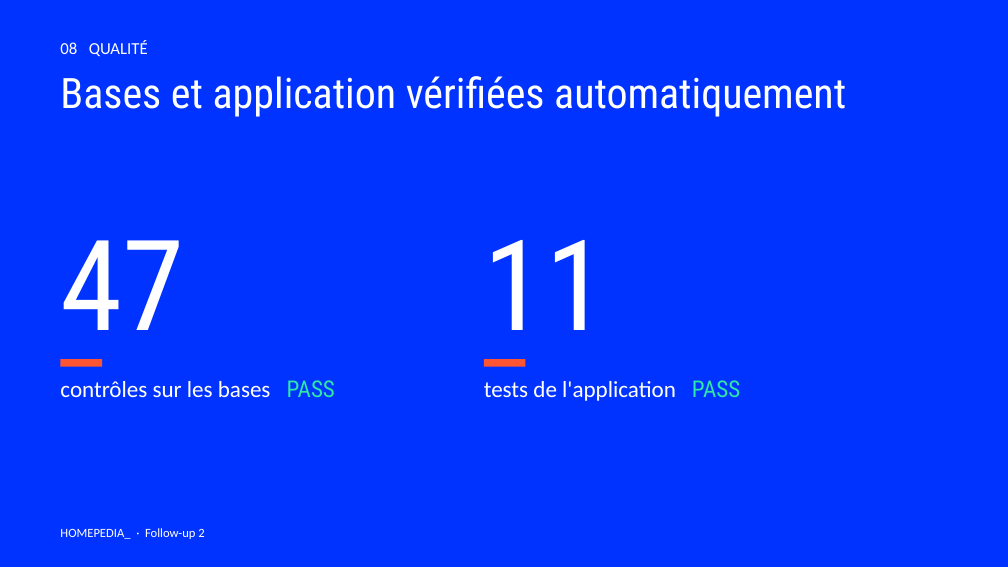
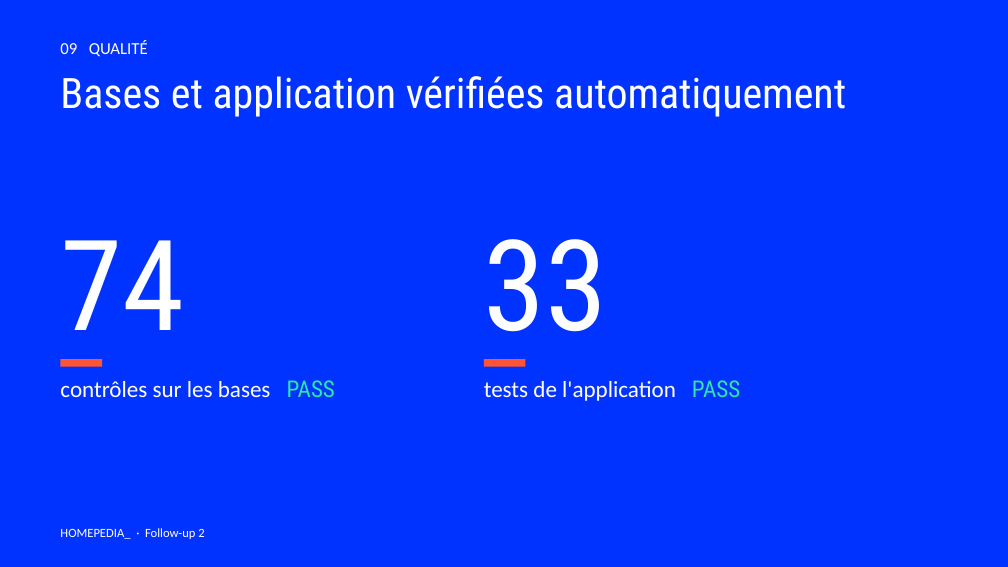
Before and after one commit to NicolasThao/T-DAT-901-Homepedia, a slide deck: slide 9 of docs/followup2/Homepedia_Follow-up_2.pptx (slide 8 before the commit). Drawn at 1008x567 pixels with LibreOffice and Linux fonts; fonts in the diff are those of the drawing. Boxes give left, top, right and bottom in pixels: in the first picture for what was removed or moved away, otherwise in the second. Text is boxed around its words. In the diff, an @@ line names an element or a change of style, - is before the commit and + after.

Commit message:
docs(followup2): deck recale sur DVF 2022-2025 et slide Evolution
- faits.py : reperes de l'annee 2025, faits d'evolution 2022 -> 2025
- slide 8 Evolution (Paris -9,5 %, 20 arrondissements sur 20 en baisse)
- captures du mode Evolution, demo.md mis a jour (74/74, prix 2025)
- verif_deck.py PASS, 11 slides

```diff
--- a/docs/followup2/Homepedia_Follow-up_2.pptx
+++ b/docs/followup2/Homepedia_Follow-up_2.pptx
@@ text at [60, 41, 148, 57]: text changed @@
-08 QUALITÉ
+09 QUALITÉ
@@ text at [484, 239, 608, 332]: text changed @@
-11
+33
@@ text at [60, 240, 184, 330]: text changed @@
-47
+74
```
Also in this commit, not shown: 5 other slides changed, 1 slide added, 23 other files.
